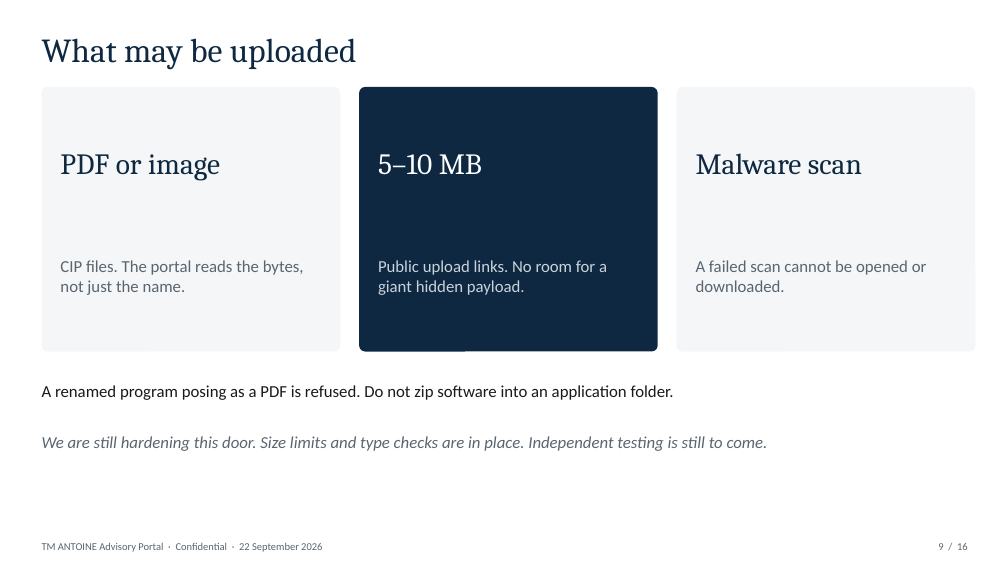
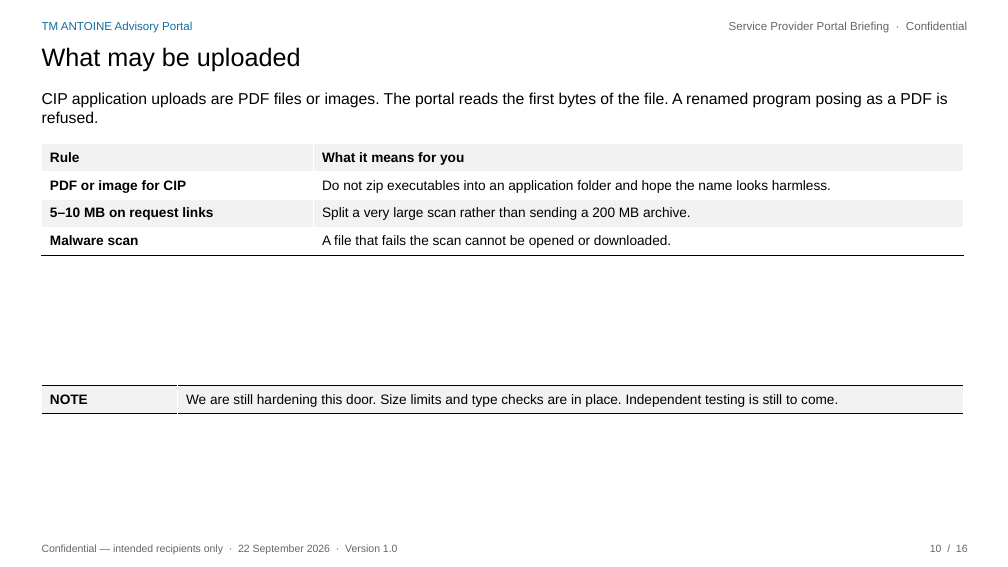
Before and after one commit to 4circlesinc/TMA-PORTAL, a slide deck: slide 10 of docs/TM-ANTOINE-Service-Provider-Webinar.pptx (slide 9 before the commit). Drawn at 1008x567 pixels with LibreOffice and Linux fonts; fonts in the diff are those of the drawing. Boxes give left, top, right and bottom in pixels: in the first picture for what was removed or moved away, otherwise in the second. Text is boxed around its words. In the diff, an @@ line names an element or a change of style, - is before the commit and + after.

```diff
--- a/docs/TM-ANTOINE-Service-Provider-Webinar.pptx
+++ b/docs/TM-ANTOINE-Service-Provider-Webinar.pptx
@@ text added at <box>42,21,192,33</box>, 11 pt, text #136DA0 @@
+TM ANTOINE Advisory Portal
@@ text added at <box>729,21,967,33</box>, 11 pt, text #666666 @@
+Service Provider Portal Briefing · Confidential
@@ text "What may be uploaded": place and size @@
-text "What may be uploaded" at <box>42,38,357,70</box>
+text "What may be uploaded" at <box>42,47,301,72</box>
@@ text "What may be uploaded" at <box>42,47,301,72</box>: size 32 to 24 pt, font Cambria to Arial, text colour #0E2841 to #000000 @@
@@ rounded rectangle removed at <box>42,87,340,352</box> @@
@@ rounded rectangle removed at <box>359,87,658,352</box> @@
@@ rounded rectangle removed at <box>677,87,975,352</box> @@
@@ text at <box>42,92,947,123</box>: text changed; size 16 to 15 pt; font Calibri to Arial; text colour #5A6570 to #000000 @@
-CIP files. The portal reads the bytes, not just the name.
+CIP application uploads are PDF files or images. The portal reads the first bytes of the file. A renamed program posing as a PDF is refused.
@@ table added at <box>42,144,964,252</box>, 4 rows, 2 columns @@
+Rule | What it means for you
+PDF or image for CIP | Do not zip executables into an application folder and hope the name looks harmless.
+5–10 MB on request links | Split a very large scan rather than sending a 200 MB archive.
+Malware scan | A file that fails the scan cannot be opened or downloaded.
@@ text removed at <box>60,154,220,180</box> @@
-PDF or image
@@ text removed at <box>378,154,482,175</box> @@
-5–10 MB
@@ text removed at <box>696,153,862,174</box> @@
-Malware scan
@@ text removed at <box>378,260,607,295</box> @@
-Public upload links. No room for a giant hidden payload.
@@ text removed at <box>696,260,927,292</box> @@
-A failed scan cannot be opened or downloaded.
@@ text removed at <box>42,385,674,400</box> @@
-A renamed program posing as a PDF is refused. Do not zip software into an application folder.
@@ table added at <box>42,386,964,461</box>, 1 rows, 2 columns @@
+NOTE | We are still hardening this door. Size limits and type checks are in place. Independent testing is still to come.
@@ text removed at <box>42,436,768,451</box> @@
-We are still hardening this door. Size limits and type checks are in place. Independent testing is still to come.
@@ text at <box>42,544,398,554</box>: text changed; font Calibri to Arial; text colour #5A6570 to #666666 @@
-TM ANTOINE Advisory Portal · Confidential · 22 September 2026
+Confidential — intended recipients only · 22 September 2026 · Version 1.0
@@ text at <box>930,544,968,552</box>: text changed; font Calibri to Arial; text colour #5A6570 to #666666 @@
-9 / 16
+10 / 16
```
Also in this commit, not shown: 11 other slides changed, 4 slides added, 4 slides removed, 9 other files.
